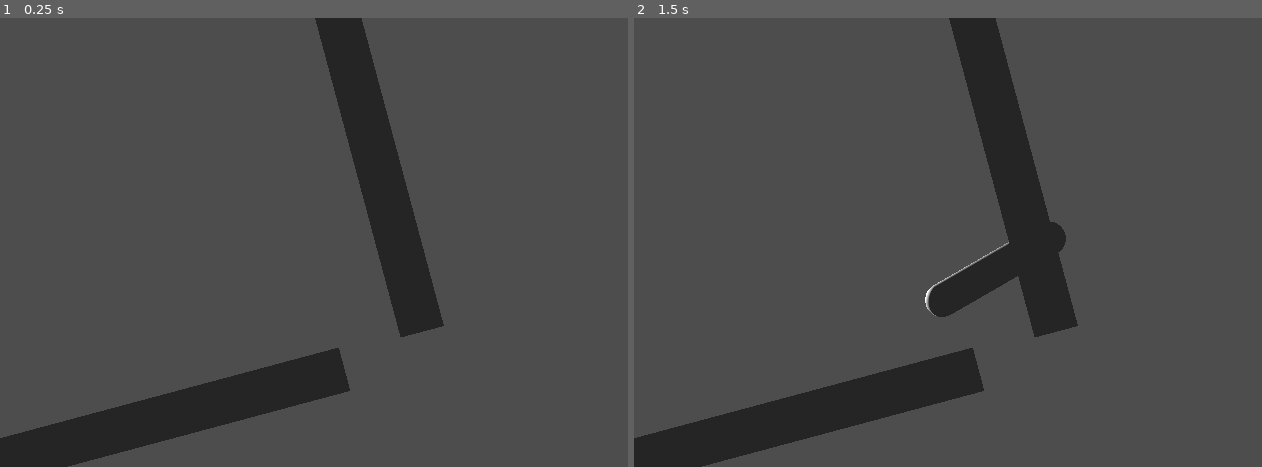
Above: before the commit, frames 1-2 (left to right).
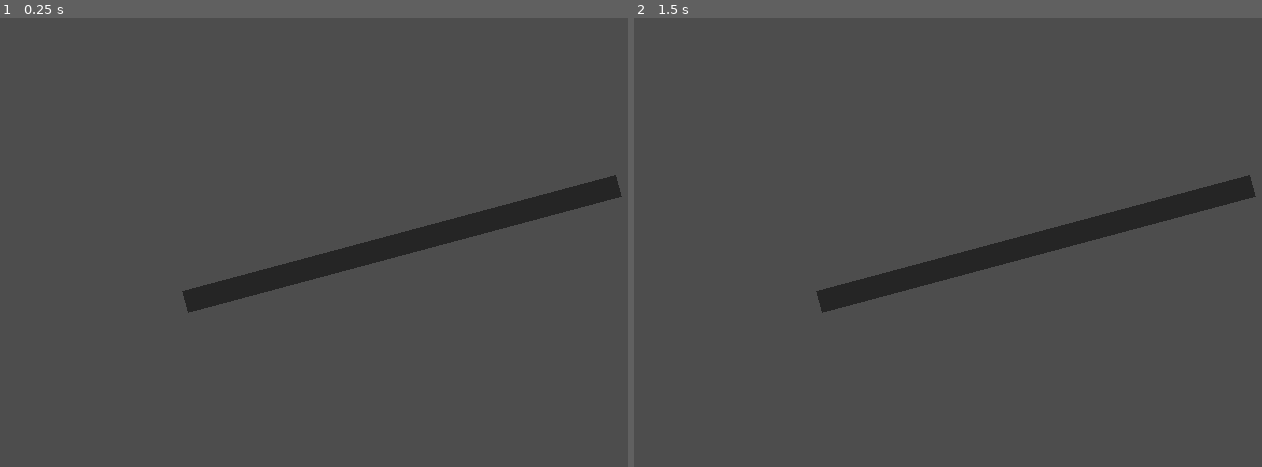
Above: after the commit, the same moments.

Repository: KrzysztofSieczkiewicz/Godot-ArmorPenetrationTest
Game: Godot game, scene res://Main.tscn
Same seed, same stepped clock (60 frames per second), same inputs: the game is played once before the commit and once after it.
Inputs (mouse positions are in pixels of both pictures, inside the frame that each line leads up to):
- Up to frame 1 (0.25 s): no input
- Up to frame 2 (1.5 s): tap Enter at 0.5 s; move the mouse to (1211, 220) at 0.52 s; click (1211, 220) at 0.6 s; tap Space at 1.25 s; move the mouse to (872, 264) at 1.27 s; click (872, 264) at 1.35 s

The runs differ from the first frame. In frame 1, 14% of the frame differs, in the area x 0-100%, y 0-100%; in frame 2, 14%.

Commit message:
normalization wip

Diff:
--- a/Armor/Armor.tscn
+++ b/Armor/Armor.tscn
@@ -9,10 +9,10 @@
 gradient = SubResource("Gradient_uk03d")
 
 [sub_resource type="BoxShape3D" id="BoxShape3D_bapby"]
-size = Vector3(1, 1, 0.1)
+size = Vector3(1, 1, 0.05)
 
 [sub_resource type="BoxMesh" id="BoxMesh_pdle8"]
-size = Vector3(1, 1, 0.1)
+size = Vector3(1, 1, 0.05)
 
 [node name="ArmorNew" type="StaticBody3D" unique_id=1605792855 node_paths=PackedStringArray("mesh_instance")]
 collision_layer = 7
--- a/Main.tscn
+++ b/Main.tscn
@@ -31,27 +31,23 @@
 transform = Transform3D(1, 0, 0, 0, 1, 0, 0, 0, 1, 0, 3, 8.138618)
 
 [node name="ArmorNew" parent="." unique_id=630271777 instance=ExtResource("3_r0du0")]
-transform = Transform3D(1, 0, 0, 0, 0.258819, 0.96592563, 0, -0.96592563, 0.258819, 0, 2.8642097, -4.0124736)
-collision_mask = 7
-
-[node name="ArmorNew2" parent="." unique_id=1605792855 instance=ExtResource("3_r0du0")]
-transform = Transform3D(1, 0, 0, 0, 0.9659256, -0.25881904, 0, 0.25881904, 0.9659256, 0, 3.5598996, -4.539163)
+transform = Transform3D(1, 0, 0, 0, 0.258819, 0.96592563, 0, -0.96592563, 0.258819, 0, 3, -4)
 collision_mask = 7
 
 [node name="Camera3D" type="Camera3D" parent="." unique_id=293107762]
 transform = Transform3D(-4.222196e-08, -0.25881907, 0.9659258, -1.131334e-08, 0.9659259, 0.25881907, -1, 8.881784e-16, -4.371139e-08, 7.065508, 6, -3.3647938)
 
 [node name="Camera3D2" type="Camera3D" parent="." unique_id=154548304]
-transform = Transform3D(-4.371139e-08, 0, 1, 0, 1, 0, -1, 0, -4.371139e-08, 1.230737, 3.2757561, -4.6177735)
+transform = Transform3D(-4.371139e-08, 0, 1, 0, 1, 0, -1, 0, -4.371139e-08, 1.230737, 3.0031984, -3.9945123)
 projection = 1
 current = true
 
-[node name="CSGSphere3D" type="CSGSphere3D" parent="." unique_id=2074179560]
-transform = Transform3D(1, 0, 0, 0, 1, 0, 0, 0, 1, 0, 3.241, -4.573)
+[node name="Armor2_entry" type="CSGSphere3D" parent="." unique_id=2074179560]
+transform = Transform3D(1, 0, 0, 0, 1, 0, 0, 0, 1, -0.4983809, 3.239, -4.573)
 visible = false
 radius = 0.1
 
-[node name="CSGSphere3D2" type="CSGSphere3D" parent="." unique_id=976018727]
-transform = Transform3D(1, 0, 0, 0, 1, 0, 0, 0, 1, 0, 3.292, -4.663)
+[node name="Armor2_exit" type="CSGSphere3D" parent="." unique_id=1531871683]
+transform = Transform3D(1, 0, 0, 0, 1, 0, 0, 0, 1, -0.49824518, 3.292, -4.663)
 visible = false
 radius = 0.1
--- a/Projectile/AP/ap_shell.gd
+++ b/Projectile/AP/ap_shell.gd
@@ -33,12 +33,18 @@
 
 
 """
-NOW:
+PREV:
 	DONE - add another variable that determines position of the tip in relation to the center (or just tip position if better)
 	DONE - allow for rotating and moving the shell in relation to the tip point
 	DONE - on penetration - move the shell so the tip is on exit_point
-	- retrigger the probing for penetration(?) - shapecast is problematic here as it can collide with the same armor piece, but any exclusions will make it ignore the collider if it hits it again (e.g. internal corner pen)
+	DONE - retrigger the probing for penetration(?) - shapecast is problematic here as it can collide with the same armor piece, but any exclusions will make it ignore the collider if it hits it again (e.g. internal corner pen)
 		it seems that the best way forward is moving towards a single raycast (change to bundle later) to determine penetration behavior
+"""
+"""
+NOW:
+	- introduce early exit rotation
+	- figure out how to quickly calculate the penetration direction (should )
+	- rework collision to work as continuous check (sub-frame sim?) and work with entire series of colliders
 """
 """
 NEXT:
@@ -48,6 +54,7 @@
 		- check how to limit missing detection on hitting thin plate from the side
 	- when collision by shapecast is detected and the projectile goes into the penetration/non-penetration mode - expand the functions to handle the situation where the projectile will hit multiple surfaces at the nearly same time
 		and different events might occur (e.g. tight space between two angled plates - (double ricochet) or (ricochet and penetration for different surfaces). This might require handling certain redirections on hit / breaking collision group into separate events / special energy loss event
+	- cap the maximum armor gained from angling to 3-3.5 the plate thickness (due to assymetric breakout) or model it properly via turning the projectile during penetration
 """
 
 # TODO: move to general config later
@@ -80,12 +87,12 @@
 const MASK_PROJECTILE = 3
 
 class ResolutionPacket:
-	var impact_normal: Vector3
-	var impact_point: Vector3
-	var projectile_velocity: Vector3
-	var target_velocity: Vector3
-	var target_collider: Object
-	var relative_velocity: Vector3
+	var impact_normal: Vector3				# Surface normal on projectile impact
+	var impact_point: Vector3				# Global position of projectile impact
+	var projectile_velocity: Vector3		# Velocity of projectile on impact
+	var target_velocity: Vector3			# Velocity of object the projectile collided with
+	var target_collider: Object				# Collider
+	var relative_velocity: Vector3			# Final velocity (target+projectile)
 
 func launch() -> void:
 	current_velocity = -global_transform.basis.z * muzzle_velocity
@@ -120,7 +127,7 @@
 	print("\n=================== [PHASE 1: GHOST MODE] ===================")
 	print("Shell Position : ", start)
 	print("Travel Vector  : ", motion, " (Distance this frame: ", motion.length(), "m)")
-	print("Checking Mask  : ", MASK_STATIC | MASK_DYNAMIC | MASK_PROJECTILE, " (Looking for Layers 1, 2, 3)")
+	#print("Checking Mask  : ", MASK_STATIC | MASK_DYNAMIC | MASK_PROJECTILE, " (Looking for Layers 1, 2, 3)")
 
 	var query = PhysicsShapeQueryParameters3D.new()
 	query.shape = sweep_shape
@@ -203,16 +210,18 @@
 	var td_ratio = armor_thickness / (2 * shell_radius)
 	var is_overmatch = td_ratio < 0.5 and impact_angle > deg_to_rad(45.0)
 
-	print("Thickness / shell diameter ratio: ", td_ratio)
-	print("Overmatch: ", is_overmatch)
-	print("Is ricocheting: ", impact_angle > ricochet_angle_threshold_rad)
-
-	if is_overmatch:
-		_handle_overmatch(packet, impact_angle, armor_thickness, td_ratio)
-	elif impact_angle > ricochet_angle_threshold_rad:
-		_handle_ricochet(packet, impact_angle)
-	else:
-		_handle_penetration(packet, impact_angle)
+	#print("Thickness / shell diameter ratio: ", td_ratio)
+	#print("Overmatch: ", is_overmatch)
+	#print("Is ricocheting: ", impact_angle > ricochet_angle_threshold_rad)
+
+	_handle_penetration(packet, impact_angle)
+
+	#if is_overmatch:
+	#	_handle_overmatch(packet, impact_angle, armor_thickness, td_ratio)
+	#elif impact_angle > ricochet_angle_threshold_rad:
+	#	_handle_ricochet(packet, impact_angle)
+	#else:
+	#	_handle_penetration(packet, impact_angle)
 
 
 # TODO: review this function - graze factor logic seems to be off and required clamping as a quick fix
@@ -264,27 +273,36 @@
 
 func _handle_penetration(packet: ResolutionPacket, impact_angle: float):
 	var effective_angle = max(0.0, impact_angle - normalization_factor) # normalization
+	var effective_angle_rad = deg_to_rad(effective_angle)
+
+	var test_rotation = packet.projectile_velocity.slerp(Vector3.UP, effective_angle_rad)								# TODO: normalization should occur only on first collision in group
+	print("Default impact direction: ", packet.projectile_velocity)
+	print("Post-normalization impact direction", test_rotation)
+
 	var impact_vector_norm: Vector3 = packet.projectile_velocity.normalized()
 	var armor_probing_result = BallisticProber.probe_thickness(space_state, packet.impact_point, impact_vector_norm)
 
-	push_warning("Penetration")
+	# TODO: remove later
+	var result
+	_transform_around_tip(armor_probing_result.entry_point, packet.projectile_velocity)
+	# End TODO
+
 	print("\nPenetration:")
-	print("entry point: ", armor_probing_result.entry_point)
-	print("exit point: ", armor_probing_result.exit_point)
-	print("thickness: ", armor_probing_result.thickness)
-
-	print("penetration direction: ", (armor_probing_result.exit_point - armor_probing_result.entry_point).normalized() )
-	print("initial pen direction: ", packet.projectile_velocity.normalized() )
-
-	print("old global position: ", global_position)
+	print("	entry point: ", armor_probing_result.entry_point)
+	print("	exit point: ", armor_probing_result.exit_point)
+	print("	thickness: ", armor_probing_result.thickness)
+
 	_transform_around_tip(armor_probing_result.exit_point, packet.projectile_velocity)
-	print("new global position: ", global_position)
-	#queue_free()
-	current_velocity = Vector3.ZERO
-
-
-## Rotate the shell around tip point
-## Note: shell must be oriented along movement vector
+
+	queue_free()
+	#current_velocity = Vector3.ZERO
+
+## Returns projectile velocity vector after the initial impact normalization
+func _normalize_projectile(impact_vector: Vector3, normalization_factor: float) -> void:
+	pass
+
+## Rotates the shell around tip point.
+## TODO: might require double checking for edge cases
 func _transform_around_tip(position: Vector3, direction: Vector3) -> void:
 	var target_dir = direction.normalized()
 	var new_origin_position = position - (tip_to_center_distance * target_dir)
